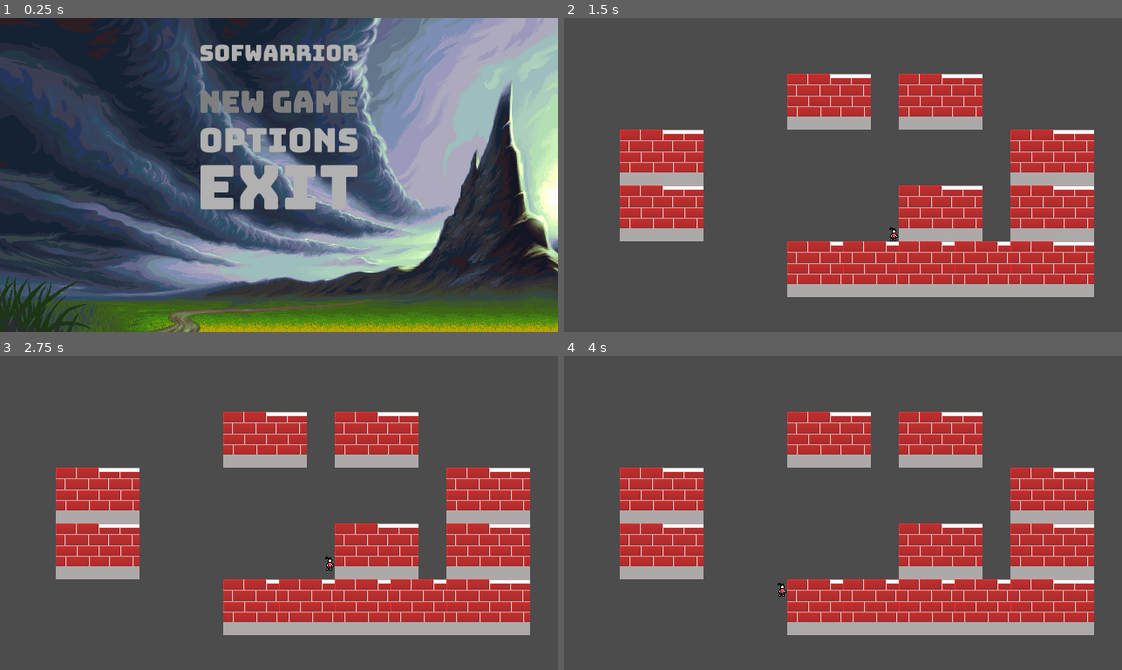
Above: before the commit, frames 1-4 (two rows, left to right).
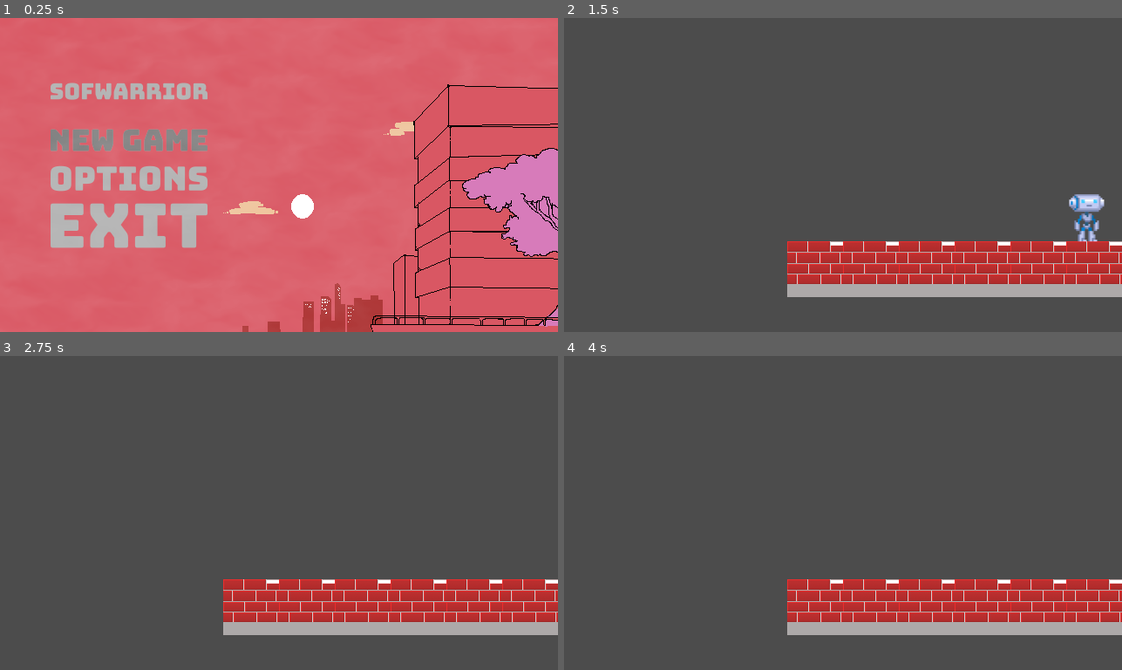
Above: after the commit, the same moments.

Repository: marcelo-lemos/Softwarrior
Game: Godot game, scene res://Nodes/UI/TitleScreen.tscn
The game is run twice, just before and just after one commit, with the same random seed, the same clock (stepped at 60 frames per second) and the same inputs. The engine's default icon, where the game draws it, is replaced by a stand-in: a white triangle on a blue panel in a dark square.
Inputs (mouse positions are in pixels of both pictures, inside the frame that each line leads up to; where the layout moved, square brackets give the same spot in the first picture):
- Up to frame 1 (0.25 s): no input
- Up to frame 2 (1.5 s): click (692, 140) [843, 102] at 0.5 s; tap Enter (ui_accept) at 1.25 s; hold Right (ui_right) from 1.28 s (still down); hold C (dash, bound only before the commit) from 1.28 s (still down)
- Up to frame 3 (2.75 s): keep holding Right (ui_right); tap Z (jump, bound only before the commit) at 1.52, 1.55, 1.82, 2.1, 2.27, 2.57 s; release C (dash, bound only before the commit) at 2.03 s; tap C (dash, bound only before the commit) at 2.3 s
- Up to frame 4 (4 s): release Right (ui_right) at 2.78 s; hold Left (ui_left) 2.78-3.53 s; hold C (dash, bound only before the commit) 2.78-3.53 s; tap Z (jump, bound only before the commit) at 3.05, 3.77 s; hold Right (ui_right) from 3.53 s (still down); tap C (dash, bound only before the commit) at 3.6 s

The runs differ from the first frame. In frame 1, 100% of the frame differs, in the area x 0-100%, y 0-100%; in frame 2, 20%; in frame 3, 20%; in frame 4, 20%.

Commit message:
Adicionado o Menu Principal do jogo

Diff:
--- /dev/null
+++ b/game/Assets/Sprites/StartMenu/fog.shader
@@ -0,0 +1,45 @@
+shader_type canvas_item;
+
+uniform vec3 color = vec3(0.96, 0.66, 0.04);
+uniform int OCTAVES = 4;
+
+float rand(vec2 coord){
+	return fract(sin(dot(coord, vec2(56, 78)) * 1000.0) * 1000.0);
+}
+
+float noise(vec2 coord){
+	vec2 i = floor(coord);
+	vec2 f = fract(coord);
+
+	// 4 corners of a rectangle surrounding our point
+	float a = rand(i);
+	float b = rand(i + vec2(1.0, 0.0));
+	float c = rand(i + vec2(0.0, 1.0));
+	float d = rand(i + vec2(1.0, 1.0));
+
+	vec2 cubic = f * f * (3.0 - 2.0 * f);
+
+	return mix(a, b, cubic.x) + (c - a) * cubic.y * (1.0 - cubic.x) + (d - b) * cubic.x * cubic.y;
+}
+
+float fbm(vec2 coord){
+	float value = 0.0;
+	float scale = 0.5;
+
+	for(int i = 0; i < OCTAVES; i++){
+		value += noise(coord) * scale;
+		coord *= 2.0;
+		scale *= 0.5;
+	}
+	return value;
+}
+
+void fragment() {
+	vec2 coord = UV * 20.0;
+
+	vec2 motion = vec2( fbm(coord + vec2(TIME * -0.5, TIME * 0.5)) );
+
+	float final = fbm(coord + motion);
+
+	COLOR = vec4(color, final * 0.5);
+}
--- /dev/null
+++ b/game/Nodes/Characters/GenericCharacter.gd
@@ -0,0 +1,31 @@
+extends KinematicBody2D
+
+const GRAVITY = 10.0
+const WALK_SPEED = 200
+
+
+var velocity = Vector2()
+
+
+# Called when the node enters the scene tree for the first time.
+func _ready():
+	pass # Replace with function body.
+
+func _physics_process(delta):
+	velocity.y += GRAVITY
+
+	if Input.is_action_pressed("ui_left"):
+		velocity.x = -WALK_SPEED
+	elif Input.is_action_pressed("ui_right"):
+		velocity.x = WALK_SPEED
+	else:
+		velocity.x = 0
+
+	if is_on_floor():
+		if Input.is_action_just_pressed("ui_up"):
+			velocity.y = -400
+	velocity = move_and_slide(velocity, Vector2(0, -1))
+
+# Called every frame. 'delta' is the elapsed time since the previous frame.
+#func _process(delta):
+#	pass
--- /dev/null
+++ b/game/Nodes/Characters/MainCharacter.gd
@@ -0,0 +1,13 @@
+extends Node2D
+
+# Declare member variables here. Examples:
+# var a = 2
+# var b = "text"
+
+# Called when the node enters the scene tree for the first time.
+func _ready():
+	pass # Replace with function body.
+
+# Called every frame. 'delta' is the elapsed time since the previous frame.
+#func _process(delta):
+#	pass
--- /dev/null
+++ b/game/Nodes/Characters/MainCharacter.tscn
@@ -0,0 +1,24 @@
+[gd_scene load_steps=5 format=2]
+
+[ext_resource path="res://Nodes/Characters/GenericCharacter.tscn" type="PackedScene" id=1]
+[ext_resource path="res://Nodes/Characters/GenericCharacter.gd" type="Script" id=2]
+[ext_resource path="res://Assets/Sprites/char.png" type="Texture" id=3]
+
+[sub_resource type="RectangleShape2D" id=1]
+extents = Vector2( 18.2533, 26.6643 )
+
+[node name="MainCharacter" type="Node2D"]
+
+[node name="GenericCharacter" parent="." instance=ExtResource( 1 )]
+position = Vector2( 561.45, 175.75 )
+script = ExtResource( 2 )
+
+[node name="Sprite" parent="GenericCharacter" index="0"]
+texture = ExtResource( 3 )
+
+[node name="CollisionShape2D" parent="GenericCharacter" index="1"]
+position = Vector2( -1.6, 2.06 )
+shape = SubResource( 1 )
+
+
+[editable path="GenericCharacter"]
--- a/game/Nodes/Stages/StageSelect.tscn
+++ b/game/Nodes/Stages/StageSelect.tscn
@@ -73,10 +73,11 @@
 [node name="Selector" type="AnimatedSprite" parent="."]
 position = Vector2( 9.02637, -8.17777 )
 frames = SubResource( 4 )
-frame = 1
+frame = 2
 playing = true
 
 [node name="Tween" type="Tween" parent="."]
+
 [connection signal="tween_completed" from="Tween" to="." method="_on_Tween_tween_completed"]
 
 [editable path="Stage 1"]
--- a/game/Nodes/Stages/TestStage.tscn
+++ b/game/Nodes/Stages/TestStage.tscn
@@ -1,19 +1,13 @@
 [gd_scene load_steps=3 format=2]
 
 [ext_resource path="res://Nodes/Stages/Tileset/tileset.res" type="TileSet" id=1]
-[ext_resource path="res://Nodes/Characters/Player/Player.tscn" type="PackedScene" id=2]
+[ext_resource path="res://Nodes/Characters/MainCharacter.tscn" type="PackedScene" id=2]
 
 [node name="TestScene" type="Node"]
 
 [node name="TileMap" type="TileMap" parent="."]
 tile_set = ExtResource( 1 )
 format = 1
-tile_data = PoolIntArray( 65540, 0, 0, 65542, 0, 0, 131073, 0, 0, 131080, 0, 0, 196609, 0, 0, 196614, 0, 0, 196616, 0, 0, 262148, 0, 0, 262149, 0, 0, 262150, 0, 0, 262151, 0, 0, 262152, 0, 0 )
+tile_data = PoolIntArray( 262148, 0, 0, 262149, 0, 0, 262150, 0, 0, 262151, 0, 0, 262152, 0, 0, 262153, 0, 0, 262154, 0, 0, 262155, 0, 0, 262156, 0, 0 )
 
-[node name="Player" parent="." instance=ExtResource( 2 )]
-position = Vector2( -140.64, 14.723 )
-
-[node name="GenericCharacter" parent="Player" index="0"]
-position = Vector2( 497.335, 233.142 )
-
-[editable path="Player"]
+[node name="MainCharacter" parent="." instance=ExtResource( 2 )]
--- a/game/Nodes/Stages/Tileset/tileset_edit.tscn
+++ b/game/Nodes/Stages/Tileset/tileset_edit.tscn
@@ -1,7 +1,6 @@
 [gd_scene load_steps=2 format=2]
 
-[ext_resource path="res://Assets/Sprites/tileset.png" type="Texture" id=1]
-
+[ext_resource path="res://tileset.png" type="Texture" id=1]
 
 [node name="Node" type="Node" index="0"]
 
--- /dev/null
+++ b/game/Nodes/UI/Nuvem.gd
@@ -0,0 +1,22 @@
+extends Sprite
+
+
+# Declare member variables here. Examples:
+var velocity = Vector2()
+var speed = 4
+# var b = "text"
+
+# Called when the node enters the scene tree for the first time.
+func _ready():
+	set_process(true)
+	pass # Replace with function body.
+
+# Called every frame. 'delta' is the elapsed time since the previous frame.
+func _process(delta):
+	velocity = Vector2()
+	velocity.x -= 1
+
+	var motion = velocity * speed * delta
+
+	position = position + motion
+	pass
--- /dev/null
+++ b/game/Nodes/UI/Nuvem2.gd
@@ -0,0 +1,22 @@
+extends Sprite
+
+
+# Declare member variables here. Examples:
+var velocity = Vector2()
+var speed = 2
+# var b = "text"
+
+# Called when the node enters the scene tree for the first time.
+func _ready():
+	set_process(true)
+	pass # Replace with function body.
+
+# Called every frame. 'delta' is the elapsed time since the previous frame.
+func _process(delta):
+	velocity = Vector2()
+	velocity.x += 3
+
+	var motion = velocity * speed * delta
+
+	position = position + motion
+	pass
--- a/game/Nodes/UI/TitleScreen.tscn
+++ b/game/Nodes/UI/TitleScreen.tscn
@@ -1,14 +1,43 @@
-[gd_scene load_steps=10 format=2]
+[gd_scene load_steps=28 format=2]
 
 [ext_resource path="res://Nodes/UI/TitleScreen.gd" type="Script" id=1]
-[ext_resource path="res://Assets/Sprites/titlescreen-placeholder.png" type="Texture" id=2]
-[ext_resource path="res://Assets/Sprites/game-title.png" type="Texture" id=3]
-[ext_resource path="res://Assets/Sprites/new-game-button.png" type="Texture" id=4]
-[ext_resource path="res://Assets/Sprites/new-game-hover.png" type="Texture" id=5]
-[ext_resource path="res://Assets/Sprites/option-button.png" type="Texture" id=6]
-[ext_resource path="res://Assets/Sprites/options-hover.png" type="Texture" id=7]
-[ext_resource path="res://Assets/Sprites/exit-button.png" type="Texture" id=8]
-[ext_resource path="res://Assets/Sprites/exit-hover.png" type="Texture" id=9]
+[ext_resource path="res://Assets/Sprites/StartMenu/BackGround.png" type="Texture" id=2]
+[ext_resource path="res://Assets/Sprites/StartMenu/BackBuildings.png" type="Texture" id=3]
+[ext_resource path="res://Assets/Sprites/StartMenu/Cloud1.png" type="Texture" id=4]
+[ext_resource path="res://Nodes/UI/Nuvem.gd" type="Script" id=5]
+[ext_resource path="res://Assets/Sprites/StartMenu/Cloud2.png" type="Texture" id=6]
+[ext_resource path="res://Nodes/UI/Nuvem2.gd" type="Script" id=7]
+[ext_resource path="res://Assets/Sprites/StartMenu/FrontBuildings.png" type="Texture" id=8]
+[ext_resource path="res://Assets/Sprites/StartMenu/TreeLayer1.png" type="Texture" id=9]
+[ext_resource path="res://Assets/Sprites/StartMenu/TreeLayer2.png" type="Texture" id=10]
+[ext_resource path="res://Assets/Sprites/StartMenu/TreeLayer3.png" type="Texture" id=11]
+[ext_resource path="res://Assets/Sprites/StartMenu/TreeLayer4.png" type="Texture" id=12]
+[ext_resource path="res://Assets/Sprites/StartMenu/TreeLayer5.png" type="Texture" id=13]
+[ext_resource path="res://Assets/Sprites/StartMenu/TreeLayer6.png" type="Texture" id=14]
+[ext_resource path="res://Assets/Sprites/StartMenu/TreeLayer7.png" type="Texture" id=15]
+[ext_resource path="res://Assets/Sprites/StartMenu/fog.shader" type="Shader" id=16]
+[ext_resource path="res://icon.png" type="Texture" id=17]
+[ext_resource path="res://Assets/Sprites/game-title.png" type="Texture" id=18]
+[ext_resource path="res://Assets/Sprites/new-game-button.png" type="Texture" id=19]
+[ext_resource path="res://Assets/Sprites/new-game-hover.png" type="Texture" id=20]
+[ext_resource path="res://Assets/Sprites/option-button.png" type="Texture" id=21]
+[ext_resource path="res://Assets/Sprites/options-hover.png" type="Texture" id=22]
+[ext_resource path="res://Assets/Sprites/exit-button.png" type="Texture" id=23]
+[ext_resource path="res://Assets/Sprites/exit-hover.png" type="Texture" id=24]
+[ext_resource path="res://Assets/Sprites/StartMenu/pixil-frame-0.png" type="Texture" id=25]
+
+[sub_resource type="SpriteFrames" id=1]
+animations = [ {
+"frames": [ ExtResource( 9 ), ExtResource( 10 ), ExtResource( 11 ), ExtResource( 12 ), ExtResource( 13 ), ExtResource( 14 ), ExtResource( 15 ) ],
+"loop": true,
+"name": "default",
+"speed": 3.0
+} ]
+
+[sub_resource type="ShaderMaterial" id=2]
+shader = ExtResource( 16 )
+shader_param/color = Vector3( 1, 1, 1 )
+shader_param/OCTAVES = 3
 
 [node name="TitleScreen" type="Node"]
 script = ExtResource( 1 )
@@ -17,9 +46,53 @@
 texture = ExtResource( 2 )
 centered = false
 
+[node name="PredioTrás" type="Sprite" parent="."]
+z_index = 1
+texture = ExtResource( 3 )
+centered = false
+
+[node name="Nuvem" type="Sprite" parent="."]
+position = Vector2( 0.526306, 2.10526 )
+scale = Vector2( 1.00164, 1.0117 )
+z_index = 1
+texture = ExtResource( 4 )
+centered = false
+offset = Vector2( 50, -100 )
+script = ExtResource( 5 )
+
+[node name="Nuvem2" type="Sprite" parent="."]
+z_index = 1
+texture = ExtResource( 6 )
+centered = false
+offset = Vector2( -70, -40 )
+script = ExtResource( 7 )
+
+[node name="PredioFrente" type="Sprite" parent="."]
+z_index = 2
+texture = ExtResource( 8 )
+centered = false
+
+[node name="Arvore" type="AnimatedSprite" parent="."]
+z_index = 3
+frames = SubResource( 1 )
+playing = true
+centered = false
+
+[node name="Fog" type="Sprite" parent="."]
+modulate = Color( 1, 1, 1, 0.282353 )
+material = SubResource( 2 )
+position = Vector2( 313.656, 177.831 )
+scale = Vector2( 10.4894, 6.15727 )
+z_index = 1
+texture = ExtResource( 17 )
+
 [node name="MarginContainer" type="MarginContainer" parent="."]
 anchor_right = 1.0
 anchor_bottom = 1.0
+margin_left = -172.498
+margin_top = 44.076
+margin_right = -172.498
+margin_bottom = 44.076
 custom_constants/margin_right = 0
 custom_constants/margin_top = 20
 custom_constants/margin_left = 0
@@ -47,21 +120,57 @@
 [node name="TextureButton" type="TextureButton" parent="MarginContainer/VBoxContainer/VBoxContainer"]
 margin_right = 200.0
 margin_bottom = 40.0
-texture_normal = ExtResource( 4 )
-texture_focused = ExtResource( 5 )
+texture_normal = ExtResource( 19 )
+texture_focused = ExtResource( 20 )
 
 [node name="TextureButton2" type="TextureButton" parent="MarginContainer/VBoxContainer/VBoxContainer"]
 margin_top = 44.0
 margin_right = 200.0
 margin_bottom = 84.0
-texture_normal = ExtResource( 6 )
-texture_focused = ExtResource( 7 )
+texture_normal = ExtResource( 21 )
+texture_focused = ExtResource( 22 )
 
 [node name="TextureButton3" type="TextureButton" parent="MarginContainer/VBoxContainer/VBoxContainer"]
 margin_top = 88.0
 margin_right = 200.0
 margin_bottom = 148.0
-texture_normal = ExtResource( 8 )
-texture_focused = ExtResource( 9 )
+texture_normal = ExtResource( 23 )
+texture_focused = ExtResource( 24 )
+
+[node name="CPUParticles2D" type="CPUParticles2D" parent="."]
+position = Vector2( 617.119, 244.414 )
+z_index = 4
+amount = 15
+lifetime = 6.8
+speed_scale = 0.6
+randomness = 1.0
+texture = ExtResource( 25 )
+emission_shape = 1
+emission_sphere_radius = 24.4
+spread = 1.0
+gravity = Vector2( -5, 98.8 )
+angular_velocity = -201.29
+angular_velocity_random = 0.1
+linear_accel = 6.45
+tangential_accel = 2.0
+tangential_accel_random = 1.0
+angle_random = 0.2
+
+[node name="CPUParticles2D2" type="CPUParticles2D" parent="."]
+position = Vector2( 557.712, 193.687 )
+z_index = 2
+lifetime = 6.8
+speed_scale = 0.6
+randomness = 1.0
+texture = ExtResource( 25 )
+emission_shape = 1
+emission_sphere_radius = 10.64
+spread = 1.0
+gravity = Vector2( -5, 98.8 )
+angular_velocity = -209.03
+angular_velocity_random = 0.1
+tangential_accel = 1.9
+tangential_accel_random = 1.0
+angle_random = 0.2
 [connection signal="pressed" from="MarginContainer/VBoxContainer/VBoxContainer/TextureButton" to="." method="_on_TextureButton_pressed"]
 [connection signal="pressed" from="MarginContainer/VBoxContainer/VBoxContainer/TextureButton3" to="." method="_on_TextureButton3_pressed"]
--- a/game/project.godot
+++ b/game/project.godot
@@ -26,7 +26,7 @@
 
 [application]
 
-config/name="ADLER"
+config/name="Softwarrior"
 run/main_scene="res://Nodes/UI/TitleScreen.tscn"
 config/icon="res://icon.png"
 
@@ -66,19 +66,6 @@
 "svg/scale": 1.0
 }
 
-[input]
-
-jump={
-"deadzone": 0.5,
-"events": [ Object(InputEventKey,"resource_local_to_scene":false,"resource_name":"","device":0,"alt":false,"shift":false,"control":false,"meta":false,"command":false,"pressed":false,"scancode":90,"unicode":0,"echo":false,"script":null)
- ]
-}
-dash={
-"deadzone": 0.5,
-"events": [ Object(InputEventKey,"resource_local_to_scene":false,"resource_name":"","device":0,"alt":false,"shift":false,"control":false,"meta":false,"command":false,"pressed":false,"scancode":67,"unicode":0,"echo":false,"script":null)
- ]
-}
-
 [rendering]
 
 quality/driver/driver_name="GLES2"
Binary file added: game/Assets/Sprites/StartMenu/BackBuildings.png
Not shown, added: game/Assets/Sprites/StartMenu/BackBuildings.png.import
Binary file added: game/Assets/Sprites/StartMenu/BackGround.png
Not shown, added: game/Assets/Sprites/StartMenu/BackGround.png.import
Binary file added: game/Assets/Sprites/StartMenu/Cloud1.png
Not shown, added: game/Assets/Sprites/StartMenu/Cloud1.png.import
Binary file added: game/Assets/Sprites/StartMenu/Cloud2.png
Not shown, added: game/Assets/Sprites/StartMenu/Cloud2.png.import
Binary file added: game/Assets/Sprites/StartMenu/FrontBuildings.png
Not shown, added: game/Assets/Sprites/StartMenu/FrontBuildings.png.import
Binary file added: game/Assets/Sprites/StartMenu/TreeLayer1.png
Not shown, added: game/Assets/Sprites/StartMenu/TreeLayer1.png.import
(and 15 more such lines)
